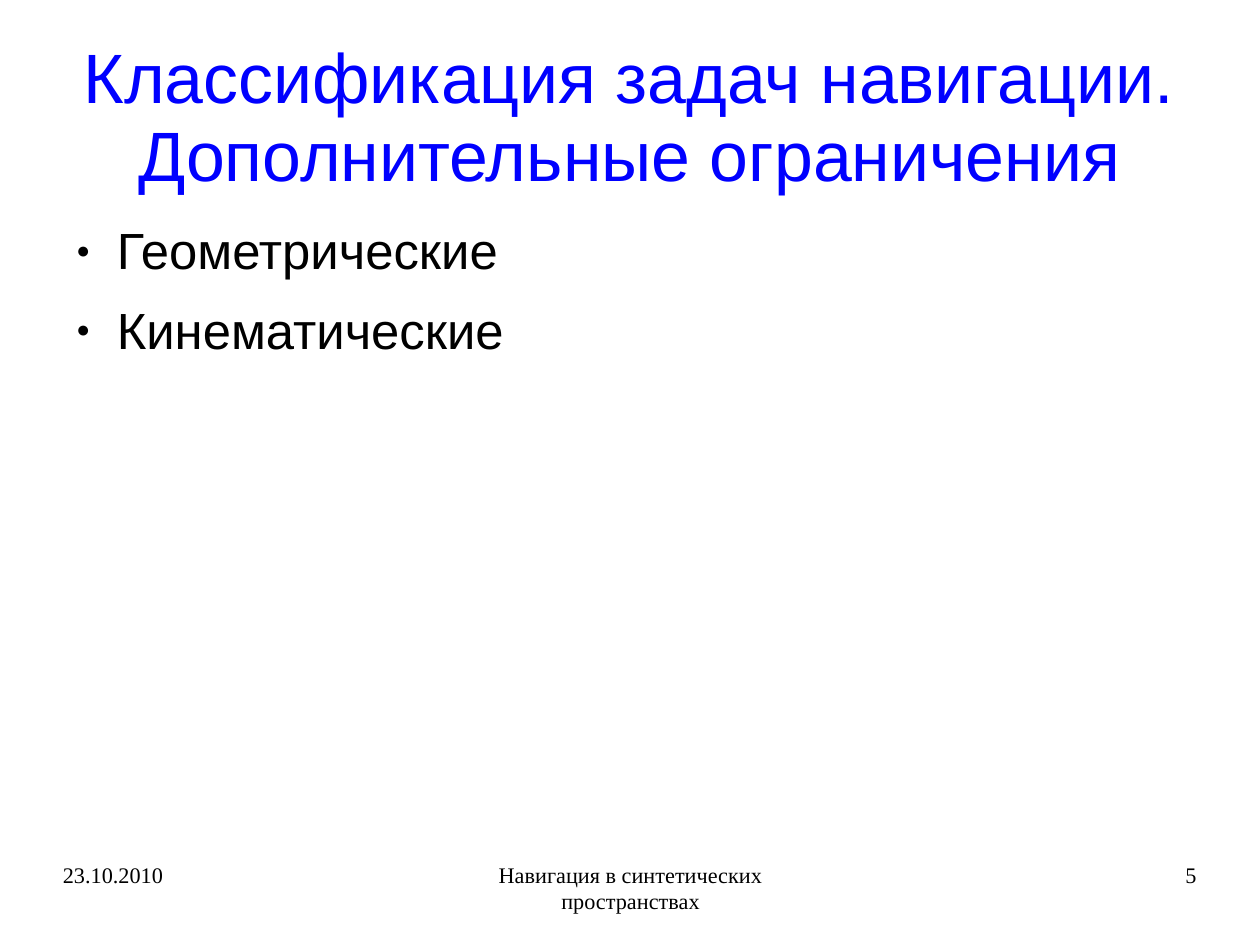
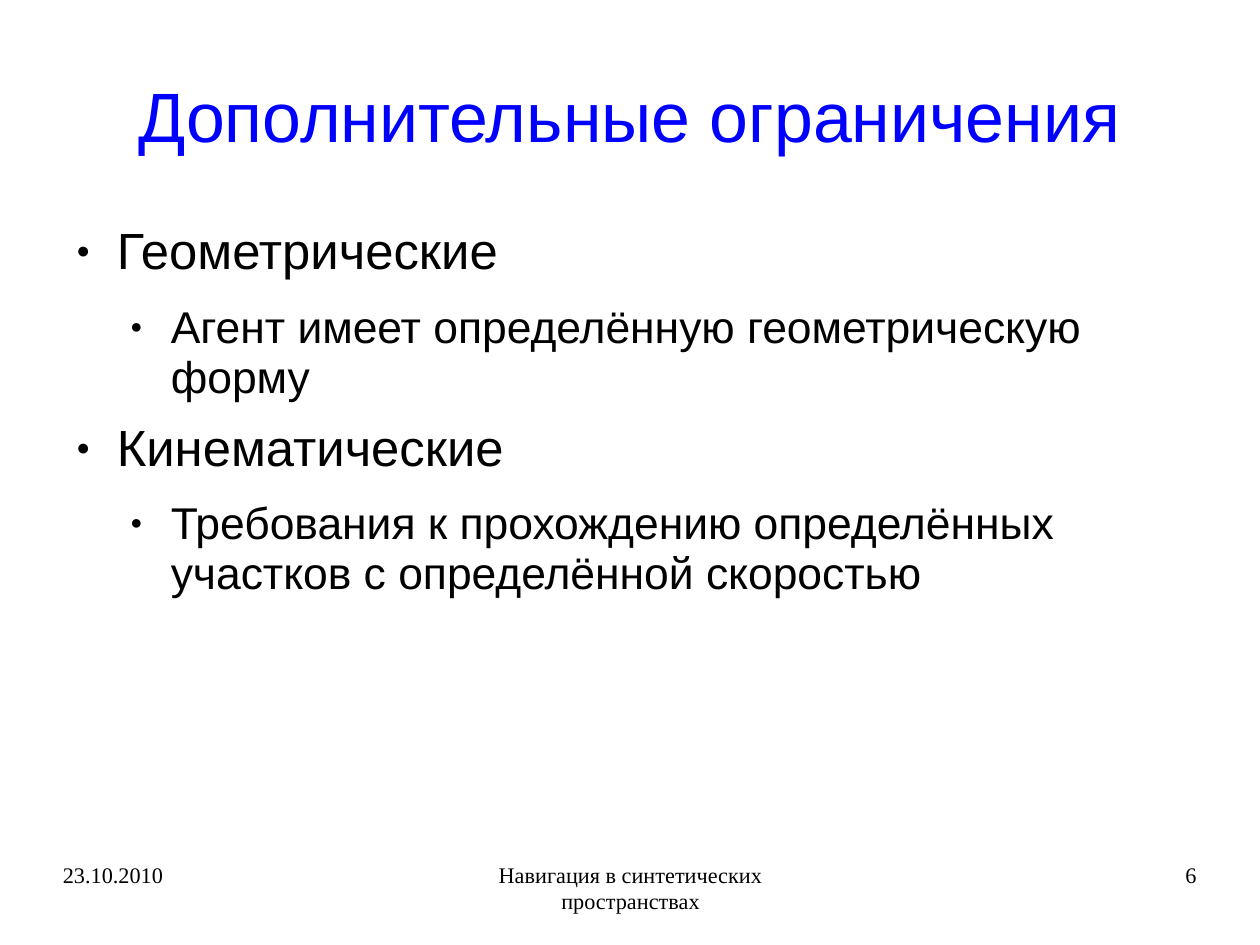
Before and after one commit to rutsky/semester09, a slide deck: slide 6 of Artificial_intelligence/Navigation_in_synthetic_space/50572_Rutsky_Navigation_in_synthetic_space.ppt (slide 5 before the commit). Drawn at 1260x945 pixels with LibreOffice and Linux fonts; fonts in the diff are those of the drawing. Boxes give left, top, right and bottom in pixels: in the first picture for what was removed or moved away, otherwise in the second. Text is boxed around its words. In the diff, an @@ line names an element or a change of style, - is before the commit and + after.

```diff
--- a/Artificial_intelligence/Navigation_in_synthetic_space/50572_Rutsky_Navigation_in_synthetic_space.ppt
+++ b/Artificial_intelligence/Navigation_in_synthetic_space/50572_Rutsky_Navigation_in_synthetic_space.ppt
@@ title at <box>138,94,1120,155</box>: text changed @@
-Классификация задач навигации.
-Дополнительные ограничения
+Дополнительные ограничения
@@ text at <box>171,312,1081,402</box>: paragraph added @@
+  ● Агент имеет определённую геометрическую форму
@@ text at <box>171,506,1054,598</box>: paragraph added @@
+  ● Требования к прохождению определённых участков с определённой скоростью
@@ page number at <box>1185,868,1196,884</box>: text changed @@
-5
+6
```
Also in this commit, not shown: 19 other slides changed, 4 slides added, 2 other files.
